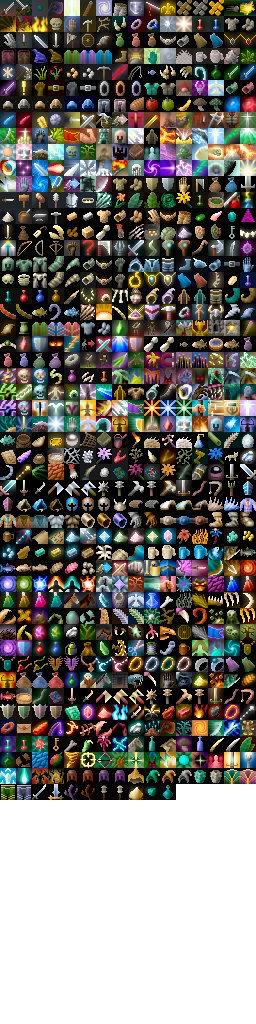
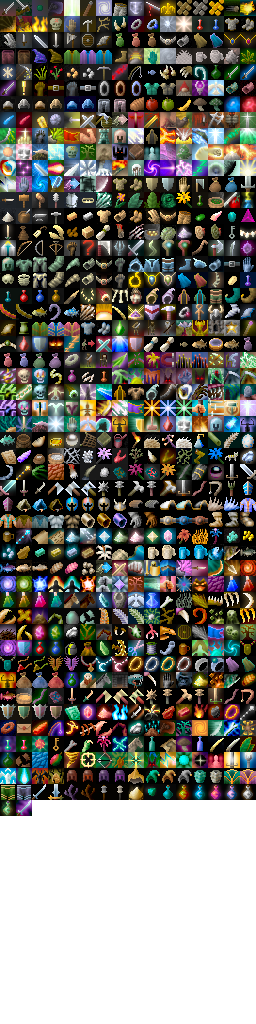
Two versions of the same layered image (256 × 1024). Layer-by-layer changes:
painted on "Background" over [0, 784, 256, 816]
painted on "shade" over [16, 784, 192, 816]
